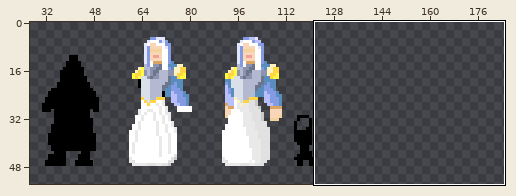
Edited in one commit: pixel-art file (Keep'EmLivin'/Assets/Art Assets/ClericArtDrafts.aseprite). The picture above shows the old version from afar; the outline marks the close-up.
Close-up. Before the commit:
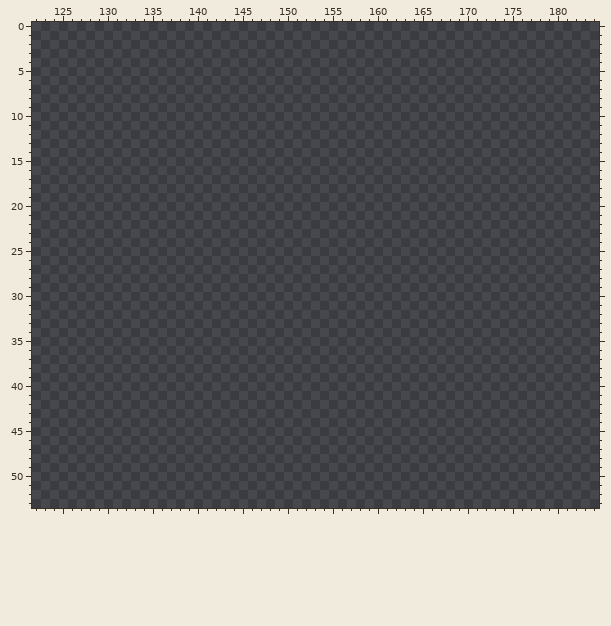
250x150 pixels, 1 frame. Colours within 5 levels of each other are drawn and written as one. Shown: x 122..184, y 0..53. The wide view leaves out empty margins.
The result:
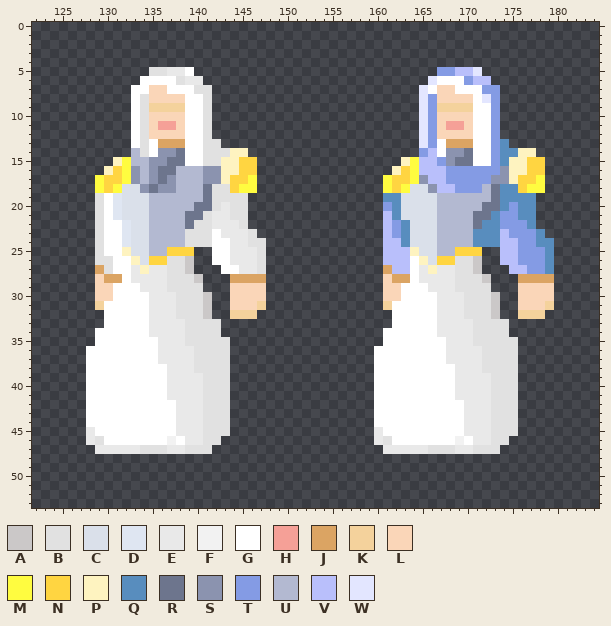
Palette (. is transparent): A #cbc8c8  B #e1e1e1  C #dae0ea  D #dfe6f2  E #e9e9e9  F #f2f2f2  G #ffffff  H #f5a097  J #dba463  K #f4d29c  L #fad6b8  M #fffc40  N #ffd541  P #fef3c0  Q #588dbe  R #6d758d  S #8b93af  T #849be4  U #b3b9d1  V #b9bffb  W #e3e6ff
Difference:
Changed rows in their new state; - is an unchanged pixel.
first column x 128:
 5 -------BBEEG---------------------------TTVVW--------
 6 ------GGGGBEE-------------------------WGGGTVV-------
 7 -----GGLLGGGBB-----------------------WGLLGGGTT------
 8 -----GBLLLLGGB-----------------------WTLLLLGWT------
 9 -----GBKKKKGGB-----------------------WTKKKKGGT------
10 -----GBLLLLGGB-----------------------WTLLLLGGT------
11 -----GBLHHLGGB-----------------------WTLHHLGGT------
12 -----GBLLLLGGB-----------------------WTLLLLGGT------
13 -----GBGJJJGGBB----------------------WTGJJJGGTQ-----
14 -----UBGSSRGGBBBPP-------------------TVGSSRGGTQQPP--
15 ---PMUUSSRRGGBBPPNN----------------PMVVTSRRGGTQPPNN-
16 --PNMSUSRRUUUSSPPNN---------------PNMVVVTTTTTTSPPNN-
17 -MNNMSUSRSUUUSSPNNM--------------MNNMSVVTTTTTSSPNNM-
18 -MNMCCSRSSUUURBBNMM--------------MNMCCSVVTTTURQQNMM-
19 -BGDCCCUUUUUURBBBB---------------QQCCCCUUUUUURQQQQ--
20 -BGDCCCUUUUURRBEBB---------------TQCCCCUUUUURRQTQQ--
21 -BGDCCCUUUURRBEEBB---------------VQCCCCUUUURRQTTQQ--
22 -BGGDCCUUUURBBEEEB---------------VTQCCCUUUURQQTTTQ--
23 -BGGDCCUUUUBBBGEEEB--------------VTQCCCUUUUQQQVTTTQ-
24 -BGGDCCUUUUBBBGGEEBB-------------VVQCCCUUUUQQQVVTTQQ
25 -BGGPCCUUNNN--GGEEEB-------------VVVPCCUUNNN--VVTTTQ
26 -BBGGPCNNBBA--GGEEEB-------------VVVGPCNNBBA--VVTTTQ
27 -JBGGEPEEBBA---GGEEB-------------JVVGEPEEBBA---VVTTQ
28 -LJJGEEEEBBBA---JJJJ-------------LJJGEEEEBBBA---JJJJ
29 -LLGGGEEEBBBB---LLLL-------------LLGGGEEEBBBB---LLLL
30 -LLGGGGEEEBBBA--LLLL-------------LLGGGGEEEBBBA--LLLL
31 -KGGGGGEEEBBBA--LLLK-------------KGGGGGEEEBBBA--LLLK
32 --GGGGGEEEBBBA--KKK---------------GGGGGEEEBBBA--KKK-
33 --GGGGGEEEEBBBB-------------------GGGGGEEEEBBBB-----
34 -GGGGGGEEEEBBBB------------------GGGGGGEEEEBBBB-----
35 -GGGGGGGEEEBBBBB-----------------GGGGGGGEEEBBBBB----
36 GGGGGGGGEEEEBBBB----------------GGGGGGGGEEEEBBBB----
37 GGGGGGGGEEEEBBBB----------------GGGGGGGGEEEEBBBB----
38 GGGGGGGGGEEEBBBB----------------GGGGGGGGGEEEBBBB----
39 GGGGGGGGGEEEEBBB----------------GGGGGGGGGEEEEBBB----
40 GGGGGGGGGEEEEBBB----------------GGGGGGGGGEEEEBBB----
41 GGGGGGGGGEEEEBBB----------------GGGGGGGGGEEEEBBB----
42 GGGGGGGGGGEEEBBB----------------GGGGGGGGGGEEEBBB----
43 GGGGGGGGGGEEEBBB----------------GGGGGGGGGGEEEBBB----
44 GGGGGGGGGGEEEBBB----------------GGGGGGGGGGEEEBBB----
45 EGGGGGGGGGEEEBBB----------------EGGGGGGGGGEEEBBB----
46 EBGGGGGGGFGEEBB-----------------EBGGGGGGGFGEEBB-----
47 -EEEEEBBBEEBBB-------------------EEEEEBBBEEBBB------
Changed places in both close-ups, as pixel boxes (x1, y1, x2, y2):
added: (86, 67, 266, 454)
added: (374, 67, 554, 454)
